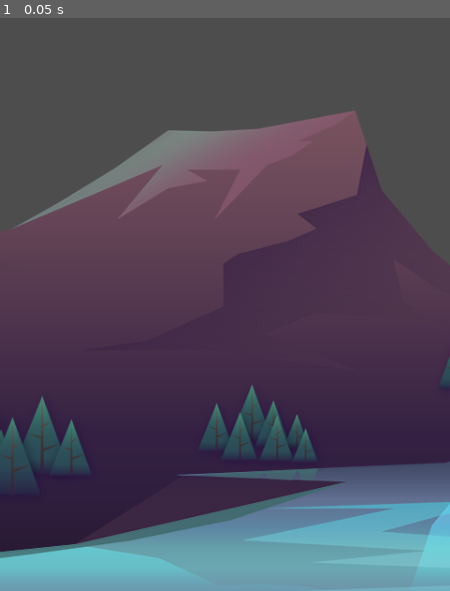
Above: before the commit, frame 1.
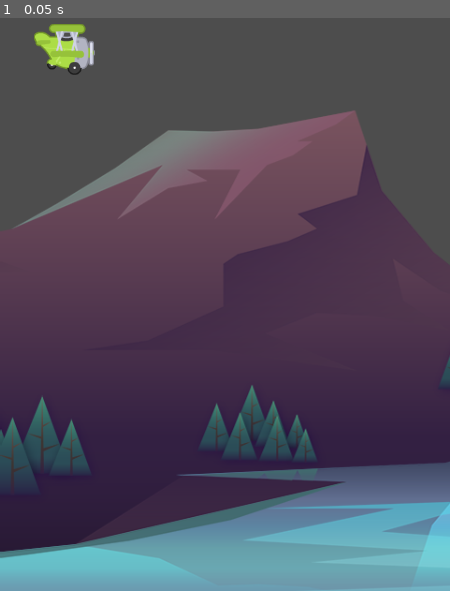
Above: after the commit, the same moment.

Repository: greg-swinbanks/tappy-plane
Game: Godot game, scene res://scenes/game/game.tscn
Two runs of this game, one before a commit and one after it. Both use one fixed random seed, a clock stepped at 60 frames per second and the inputs below.
Inputs:
- Up to frame 1 (0.05 s): no input

The runs differ from the first frame. In frame 1, 0.8% of the frame differs, in the area x 7-22%, y 1-10%.

Commit message:
04 Create plane scene with animated sprite

Diff:
--- a/scenes/game/game.tscn
+++ b/scenes/game/game.tscn
@@ -1,9 +1,13 @@
-[gd_scene load_steps=2 format=3 uid="uid://c8iqe57y8jqd3"]
+[gd_scene load_steps=3 format=3 uid="uid://c8iqe57y8jqd3"]
 
 [ext_resource type="Texture2D" uid="uid://dkip8h0528wop" path="res://assets/background/rocks_2.png" id="1_w0te2"]
+[ext_resource type="PackedScene" uid="uid://bfhmkvq4ho1r" path="res://scenes/plane/plane.tscn" id="2_66p7n"]
 
 [node name="Game" type="Node2D"]
 
 [node name="Sprite2D" type="Sprite2D" parent="."]
 position = Vector2(400, 369)
 texture = ExtResource("1_w0te2")
+
+[node name="Plane" parent="." instance=ExtResource("2_66p7n")]
+position = Vector2(68, 276)
--- /dev/null
+++ b/scenes/plane/plane.tscn
@@ -0,0 +1,42 @@
+[gd_scene load_steps=6 format=3 uid="uid://bfhmkvq4ho1r"]
+
+[ext_resource type="Texture2D" uid="uid://cb57u311uw3bx" path="res://assets/plane/planes_sheet.png" id="1_0gno7"]
+
+[sub_resource type="AtlasTexture" id="AtlasTexture_2234y"]
+atlas = ExtResource("1_0gno7")
+region = Rect2(0, 0, 88, 73)
+
+[sub_resource type="AtlasTexture" id="AtlasTexture_mhkll"]
+atlas = ExtResource("1_0gno7")
+region = Rect2(88, 0, 88, 73)
+
+[sub_resource type="AtlasTexture" id="AtlasTexture_fdmdx"]
+atlas = ExtResource("1_0gno7")
+region = Rect2(176, 0, 88, 73)
+
+[sub_resource type="SpriteFrames" id="SpriteFrames_lxuqw"]
+animations = [{
+"frames": [{
+"duration": 1.0,
+"texture": SubResource("AtlasTexture_2234y")
+}, {
+"duration": 1.0,
+"texture": SubResource("AtlasTexture_mhkll")
+}, {
+"duration": 1.0,
+"texture": SubResource("AtlasTexture_fdmdx")
+}],
+"loop": true,
+"name": &"fly",
+"speed": 12.0
+}]
+
+[node name="Plane" type="CharacterBody2D"]
+
+[node name="AnimatedSprite2D" type="AnimatedSprite2D" parent="."]
+scale = Vector2(0.75, 0.75)
+sprite_frames = SubResource("SpriteFrames_lxuqw")
+animation = &"fly"
+autoplay = "fly"
+frame_progress = 0.624992
+metadata/_edit_group_ = true
